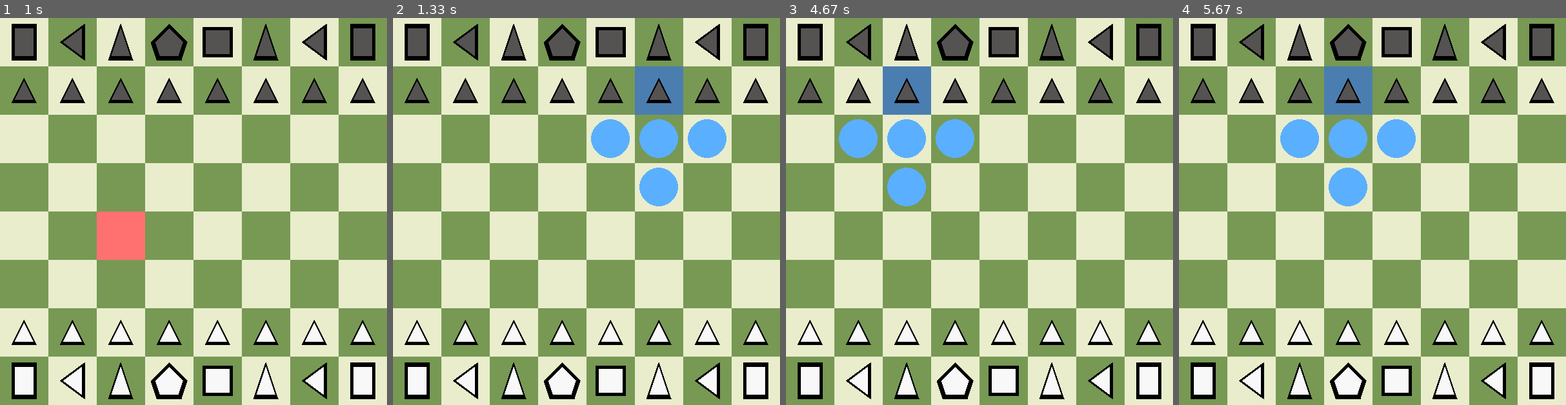
Above: before the commit, frames 1-4 (left to right).
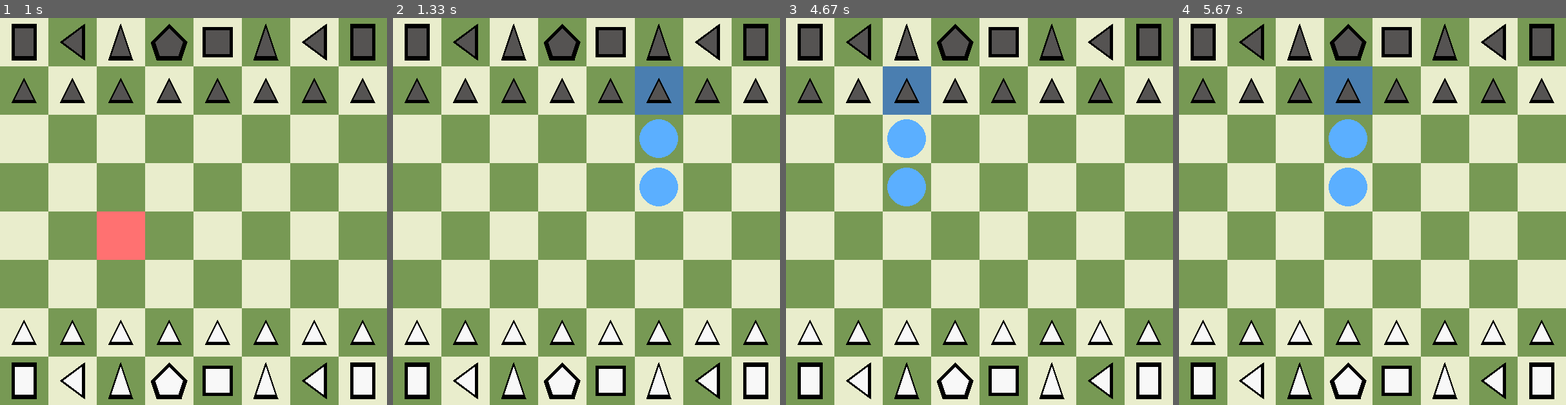
Above: after the commit, the same moments.

Repository: caleb-james-smith/PyGameChess
Game: pygame game, started from play.py
Two runs of this game, one before a commit and one after it. Both use one fixed random seed, a clock stepped at 60 frames per second and the inputs below.
Inputs (mouse positions are in pixels of both pictures, inside the frame that each line leads up to):
- Up to frame 1 (1 s): click (193, 211) at 0.38 s; click (100, 215) at 0.72 s
- Up to frame 2 (1.33 s): click (644, 76) at 1.05 s
- Up to frame 3 (4.67 s): click (987, 79) at 1.38 s; click (983, 250) at 1.72 s; click (1080, 273) at 2.05 s; click (1080, 176) at 2.38 s; click (855, 250) at 2.72 s; click (1114, 288) at 3.05 s; click (994, 196) at 3.38 s; click (894, 141) at 3.72 s; click (1083, 254) at 4.05 s; click (917, 87) at 4.38 s
- Up to frame 4 (5.67 s): click (1507, 207) at 4.72 s; click (1298, 118) at 5.05 s; click (1349, 95) at 5.38 s

Frame 1 is identical in both runs. In frame 2, 1.5% of the frame differs, in the area x 51-87%, y 26-37%; in frame 3, 1.5%; in frame 4, 1.5%.

Commit message:
Add constraints to GetPiecePossibleMoves().

Diff:
--- a/play.py
+++ b/play.py
@@ -3,6 +3,7 @@
 # - Date: Project started on November 10, 2023
 
 # TODO:
+# - Use GetPiecePossibleMoves() to determine if move is valid
 # - Should we create a "Rules" class that knows the state and current player
 #   and enforces valid moves?
 # - Get all possible moves for a given player
@@ -176,7 +177,7 @@
                         # Check if capture is valid (for pawns only)
                         if piece_to_move_type == "pawn":
                             capture_is_valid = piece_to_move.CaptureIsValid(position_to)
-                        # Check if piece occupies a square in between two positions
+                        # Check if a piece occupies a square in between two positions
                         piece_is_in_between = state.PieceIsInBetween(position_from, position_to)
 
                         # Determine if move is valid
--- a/state.py
+++ b/state.py
@@ -297,26 +297,64 @@
                 result = True
         return result
 
-    # TODO
     # Get possible moves for a piece
     def GetPiecePossibleMoves(self, piece):
         all_moves       = []
         valid_moves     = []
         valid_captures  = []
 
+        position_from = piece.GetPosition()
+
+        # Only check for moves if the piece exists
         if piece:
+            piece_color = piece.GetColor()
             piece_type  = piece.GetType()
             valid_moves = piece.GetValidMoves()
+
+            for position_to in valid_moves:
+                piece_of_opposite_color = False
+                square_is_empty         = False
+                # Piece to capture
+                piece_to_capture = self.GetPieceInPosition(position_to)
+                if piece_to_capture:
+                    piece_to_capture_color  = piece_to_capture.GetColor()
+                    piece_of_opposite_color = (piece_color != piece_to_capture_color)
+                else:
+                    square_is_empty = True
+                # Check if a piece occupies a square in between two positions
+                piece_is_in_between = self.PieceIsInBetween(position_from, position_to)
+
+                if square_is_empty or piece_of_opposite_color:
+                    # Pawn movement: pawns can only move to empty squares
+                    if piece_type == "pawn":
+                        if square_is_empty and not piece_is_in_between:
+                            all_moves.append(position_to)
+                    # Knights can jump over pieces
+                    elif piece_type == "knight":
+                        all_moves.append(position_to)
+                    # Other piece cannot jump over pieces
+                    else:
+                        if not piece_is_in_between:
+                            all_moves.append(position_to)
+
             # Include pawn captures
             if piece_type == "pawn":
                 valid_captures = piece.GetValidCaptures()
-
-        # All moves: include valid moves and captures
-        all_moves = valid_moves + valid_captures
+                for position_to in valid_captures:
+                    piece_of_opposite_color = False
+                    # Piece to capture
+                    piece_to_capture = self.GetPieceInPosition(position_to)
+                    # Check if a piece occupies a square in between two positions
+                    piece_is_in_between = self.PieceIsInBetween(position_from, position_to)
+                    if piece_to_capture:
+                        piece_to_capture_color  = piece_to_capture.GetColor()
+                        piece_of_opposite_color = (piece_color != piece_to_capture_color)
+                        # Pawn capture: pawns can only capture pieces of opposite color
+                        if piece_of_opposite_color and not piece_is_in_between:
+                            all_moves.append(position_to)
+
         return all_moves
 
-    # TODO
-    # FIXME: Constrain based on not moving through pieces and not capturing your own pieces
     # Draw possible moves for a piece based on its position; include captures
     def DrawMovesForPiece(self, primary_color, xy_position):
         piece = self.GetPieceInPosition(xy_position)
@@ -332,7 +370,6 @@
             radius = 0.40 * square_side
             self.board.DrawCircle(primary_color, center_x, center_y, radius)
 
-    # TODO
     # Get a list of all of a player's pieces
     def GetPlayersPieces(self, player_color):
         pieces = []
@@ -346,8 +383,6 @@
                         pieces.append(piece)
         return pieces
 
-    # TODO
-    # FIXME: Constrain based on not moving through pieces and not capturing your own pieces
     # Get all possible moves for a player
     # Move contains both "from" and "to" locations
     # Format for move: "<from>_<to>" using x, y or chess notation; for example, "46_44" or "e2_e4"
